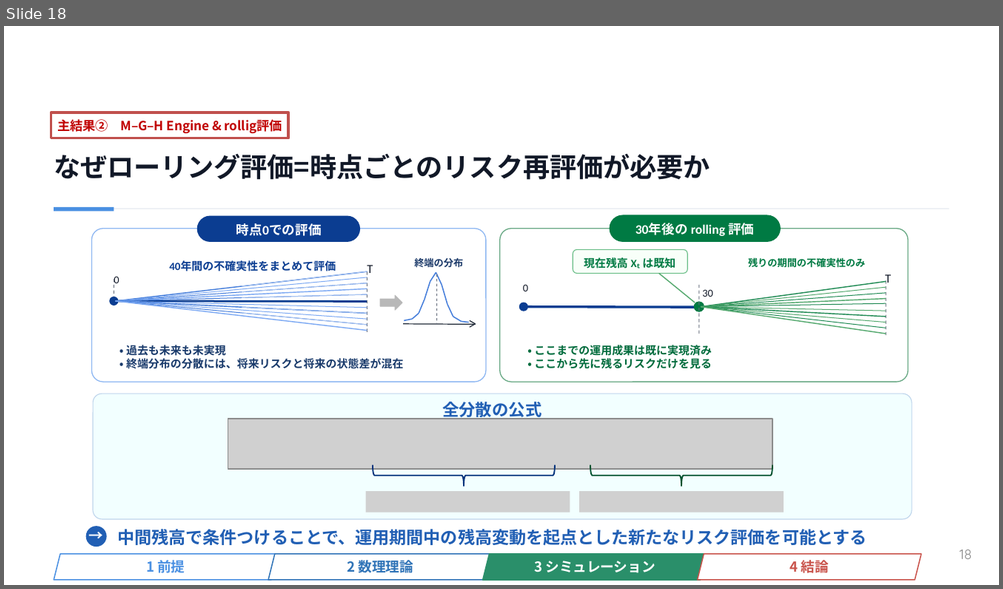
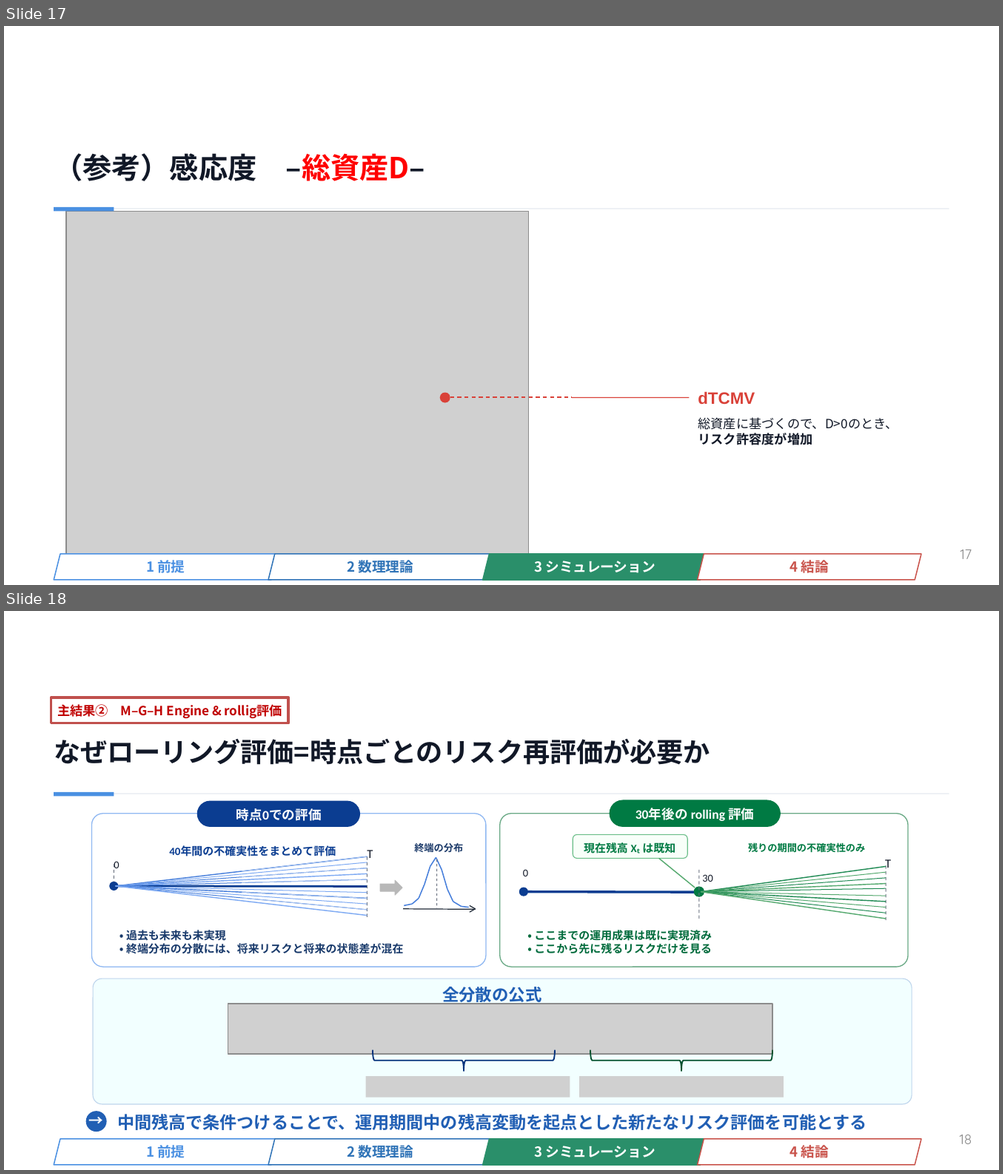
Before and after one commit to yoshi123027-del/actuary-app-seiho1, a slide deck: vercel/public/admin-files/0818 日本語版完成.pptx. Shown one above the other, each under a label of ours: slide 18 before the commit, slides 17 and 18 after it. The pictures are 1003x589 and 1003x1174 pixels, drawn with LibreOffice and Linux fonts; fonts in the diff are those of the drawing; grey boxes stand for pictures; background and template pictures are left out. Boxes give left, top, right and bottom in pixels: in the first picture for what was removed or moved away, otherwise in the second. Text is boxed around its words. In the diff, an @@ line names an element or a change of style, - is before the commit and + after.

```diff
--- a/vercel/public/admin-files/0818 日本語版完成.pptx
+++ b/vercel/public/admin-files/0818 日本語版完成.pptx
@@ slide 17 added at box(4, 26, 999, 585), background #FFFFFF; not listed: 1 template element that a slide beside it also shows @@
@@ title added at box(54, 153, 425, 181), 21 pt, text #111827, bold @@
+（参考）感応度 –総資産D–
@@ rectangle added at box(54, 208, 949, 209), fill #E5EAF0 @@
@@ rectangle added at box(54, 207, 114, 211), fill #4A90E2 @@
@@ picture added at box(67, 212, 528, 557) @@
@@ ellipse added at box(440, 393, 449, 403), fill #D94138 @@
@@ line added from (449, 397) to (572, 397), #D94138 0.75 pt dashed @@
@@ rectangle added at box(572, 397, 689, 398), fill #D94138 @@
@@ text added at box(697, 392, 754, 404), 12 pt, text #D94138, bold @@
+dTCMV
@@ text added at box(697, 417, 898, 446), 9.2 pt, text #111827 @@
+総資産に基づくので、D>0のとき、
+リスク許容度が増加
@@ parallelogram added at box(54, 554, 278, 580), fill #FFFFFF, outline #4A90E2 0.79 pt, 10 pt, text #4A90E2, bold @@
+1 前提
@@ parallelogram added at box(269, 554, 492, 580), fill #FFFFFF, outline #2F73B7 0.79 pt, 10 pt, text #2F73B7, bold @@
+2 数理理論
@@ parallelogram added at box(482, 554, 706, 580), fill #2A8F6A, outline #2A8F6A 0.9 pt, 10 pt, text #FFFFFF, bold @@
+3 シミュレーション
@@ parallelogram added at box(697, 554, 921, 580), fill #FFFFFF, outline #C9534B 0.79 pt, 10 pt, text #C9534B, bold @@
+4 結論
```
Also in this commit, not shown: 1 slide changed, 2 slides removed.
